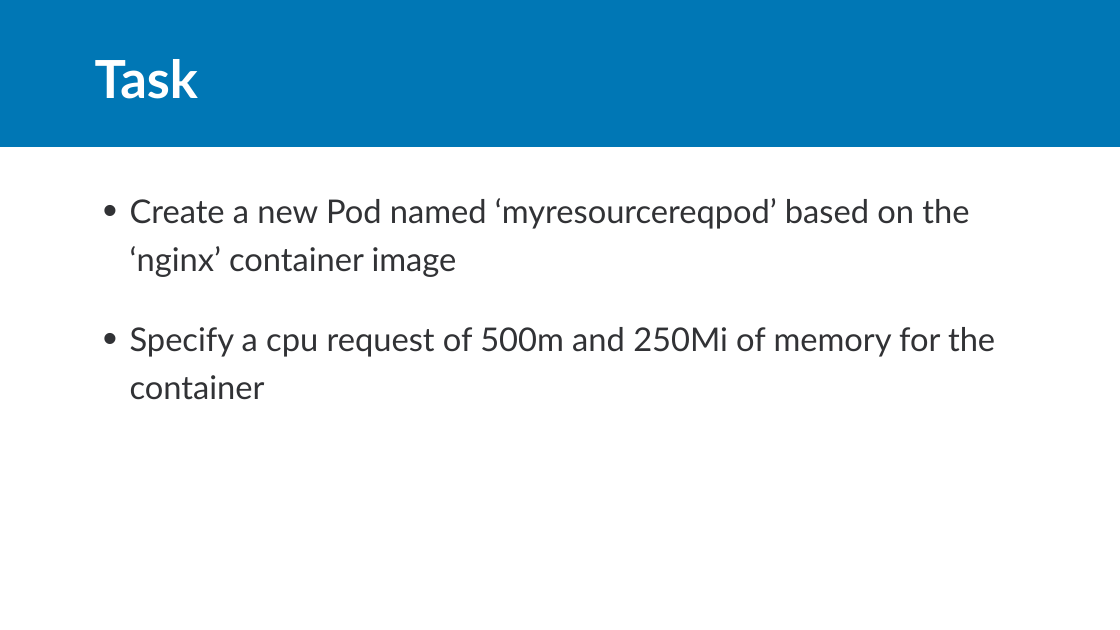
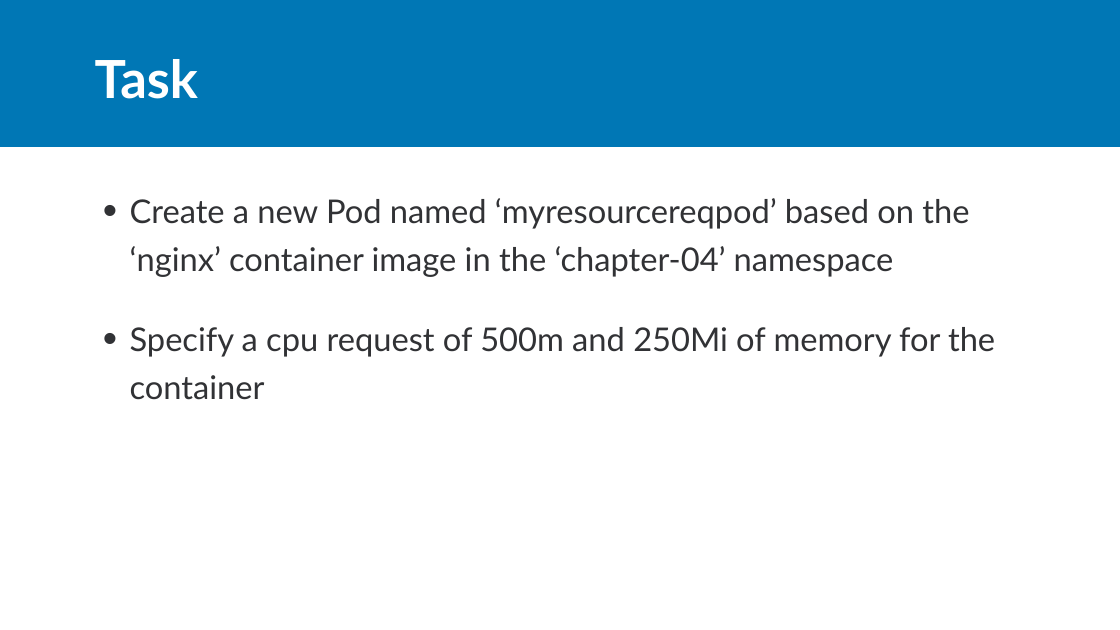
Before and after one commit to rdiazconcha/ckad-exam-prep, a slide deck: slide 3 of chapter-04/03-reqlimits/04_03_reqlimits.pptx. Drawn at 1120x630 pixels with LibreOffice and Linux fonts; fonts in the diff are those of the drawing. Boxes give left, top, right and bottom in pixels: in the first picture for what was removed or moved away, otherwise in the second. Text is boxed around its words. In the diff, an @@ line names an element or a change of style, - is before the commit and + after.

```diff
--- a/chapter-04/03-reqlimits/04_03_reqlimits.pptx
+++ b/chapter-04/03-reqlimits/04_03_reqlimits.pptx
@@ text at bbox=[130, 198, 969, 277]: text changed @@
-• Create a new Pod named ‘myresourcereqpod’ based on the ‘nginx’ container image
+• Create a new Pod named ‘myresourcereqpod’ based on the ‘nginx’ container image in the ‘chapter-04’ namespace
```
Also in this commit, not shown: 3 other files.
